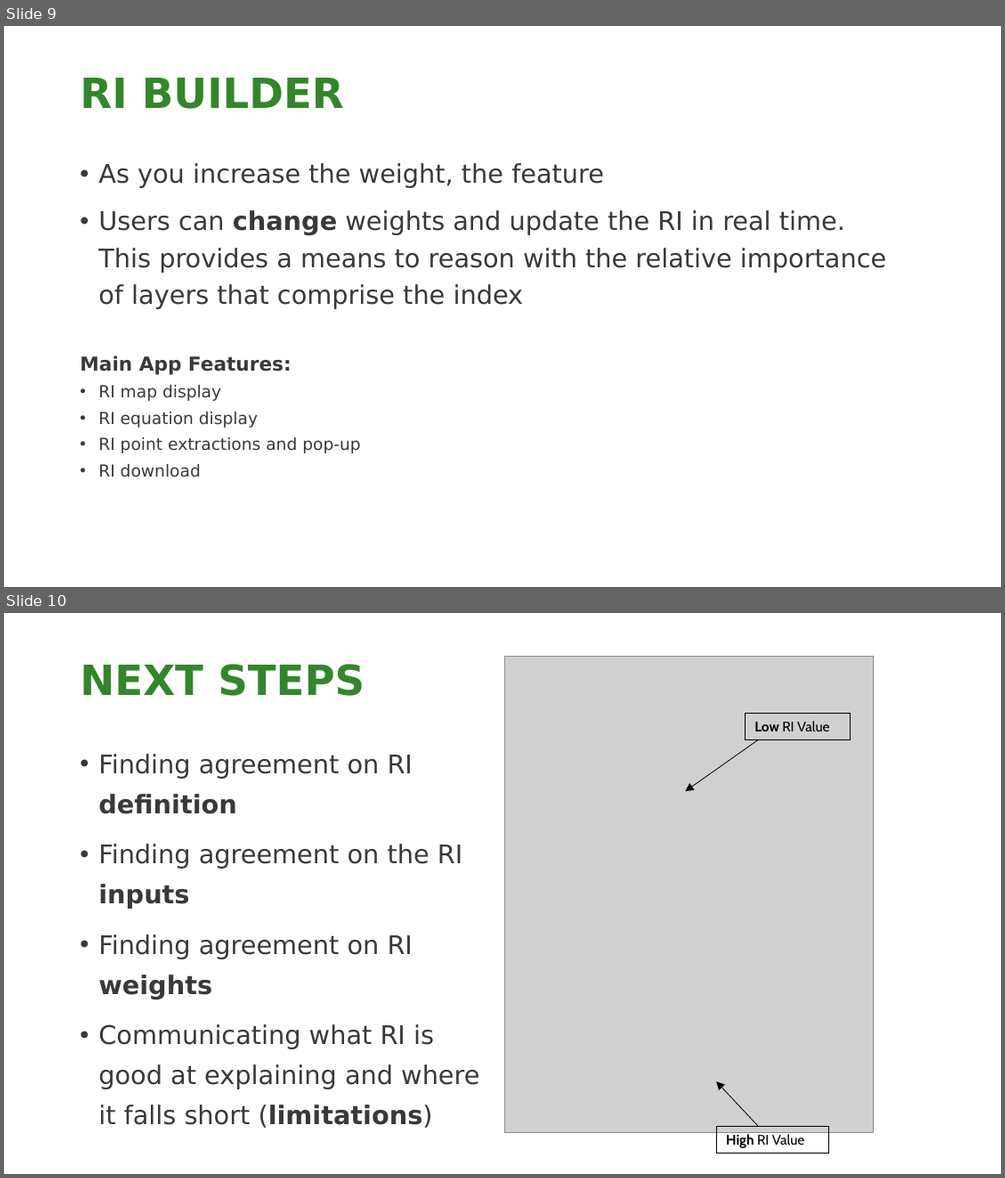
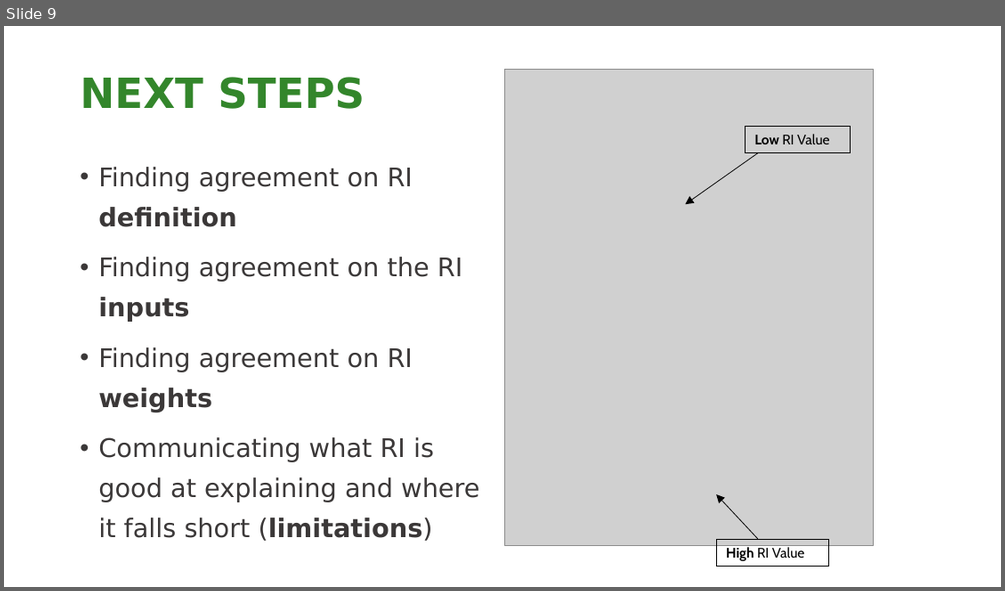
Before and after one commit to NCC-CNC/RI-proto, a slide deck: www/RI_GUIDE.pptx. Shown one above the other, each under a label of ours: slides 9 and 10 before the commit, slide 9 after it. The pictures are 1005x1178 and 1005x591 pixels, drawn with LibreOffice and Linux fonts; fonts in the diff are those of the drawing; grey boxes stand for pictures; background and template pictures are left out. Boxes give left, top, right and bottom in pixels: in the first picture for what was removed or moved away, otherwise in the second. Text is boxed around its words. In the diff, an @@ line names an element or a change of style, - is before the commit and + after.

```diff
--- a/www/RI_GUIDE.pptx
+++ b/www/RI_GUIDE.pptx
@@ slide 9 removed at (4, 26, 1001, 587), background picture (left out) @@
@@ title removed at (80, 78, 344, 109) @@
-RI BUILDER
@@ text removed at (80, 163, 886, 477) @@
-• As you increase the weight, the feature
-• Users can change weights and update the RI in real time. This provides a means to reason with the relative importance of layers that comprise the index
-Main App Features:
-• RI map display
-• RI equation display
-• RI point extractions and pop-up
-• RI download
@@ what was slide 10 is now slide 9 @@
```
Also in this commit, not shown: 1 other file.
